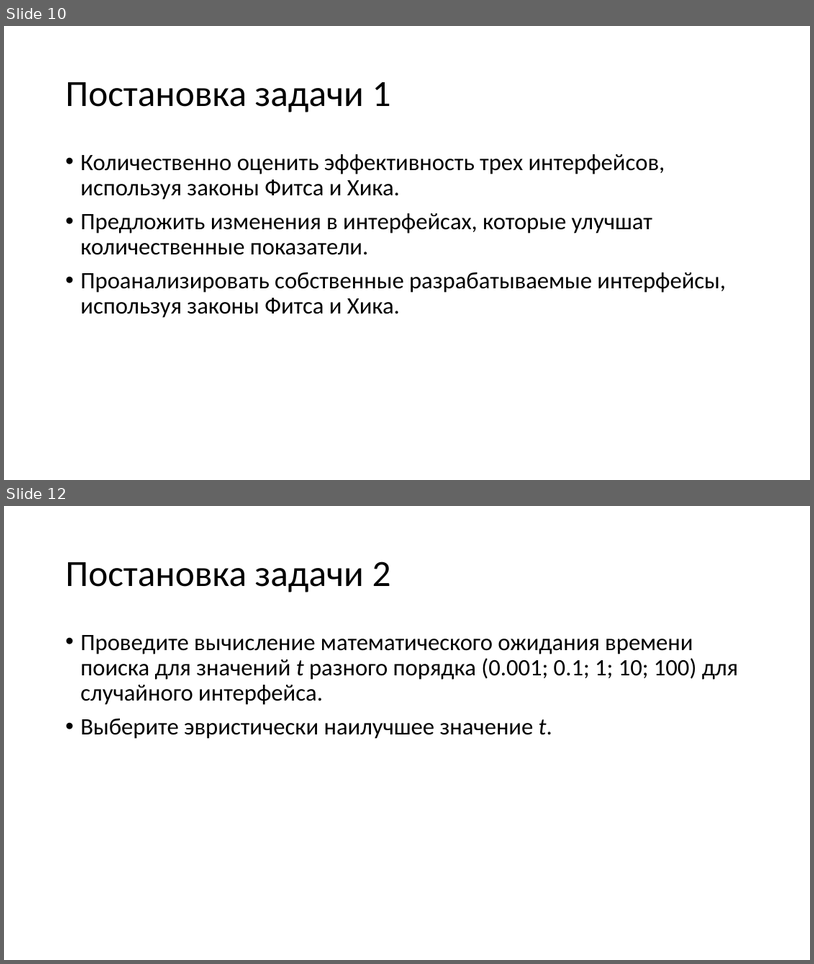
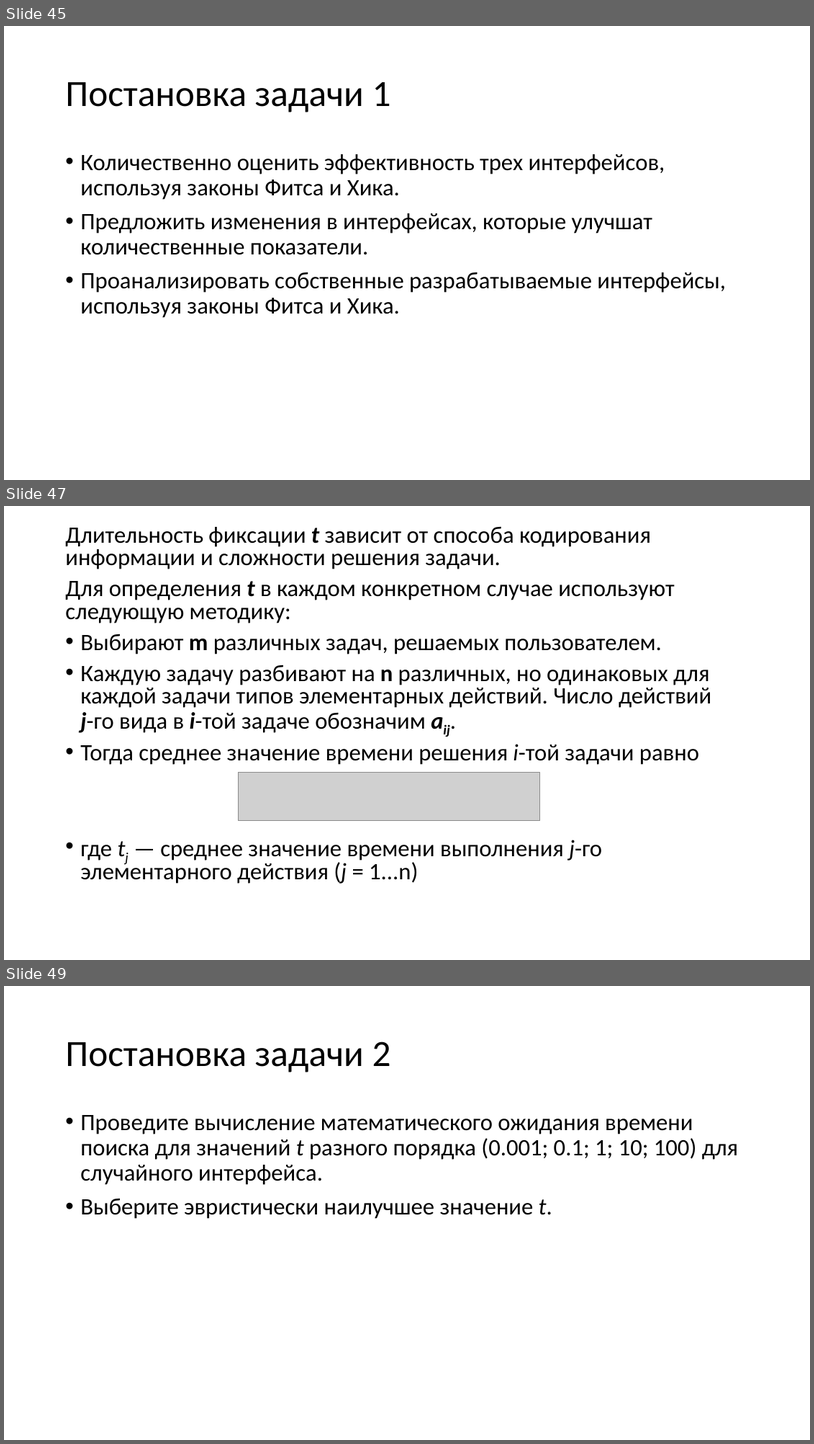
Before and after one commit to naumovda/ux, a slide deck: slides/ux-slides-11.pptx. Shown one above the other, each under a label of ours: slides 10 and 12 before the commit, slides 45, 47 and 49 after it; the slides between them are not shown. The pictures are 814x964 and 814x1444 pixels, drawn with LibreOffice and Linux fonts; fonts in the diff are those of the drawing; grey boxes stand for pictures. Boxes give left, top, right and bottom in pixels: in the first picture for what was removed or moved away, otherwise in the second. Text is boxed around its words. In the diff, an @@ line names an element or a change of style, - is before the commit and + after.

```diff
--- a/slides/ux-slides-11.pptx
+++ b/slides/ux-slides-11.pptx
@@ slide 47 added at [4, 506, 810, 960], background #FFFFFF @@
@@ text added at [65, 527, 712, 883], 28 pt, text #000000 @@
+Длительность фиксации t зависит от способа кодирования информации и сложности решения задачи.
+Для определения t в каждом конкретном случае используют следующую методику:
+• Выбирают m различных задач, решаемых пользователем.
+• Каждую задачу разбивают на n различных, но одинаковых для каждой задачи типов элементарных действий. Число действий
+  j-го вида в i-той задаче обозначим aij.
+• Тогда среднее значение времени решения i-той задачи равно
+• где tj — среднее значение времени выполнения j-го элементарного действия (j = 1...n)
@@ picture added at [238, 772, 540, 821] @@
@@ what was slide 10 is now slide 45 @@
@@ what was slide 12 is now slide 49 @@
```
Also in this commit, not shown: 5 slides changed, 41 other slides added, 7 other files.
